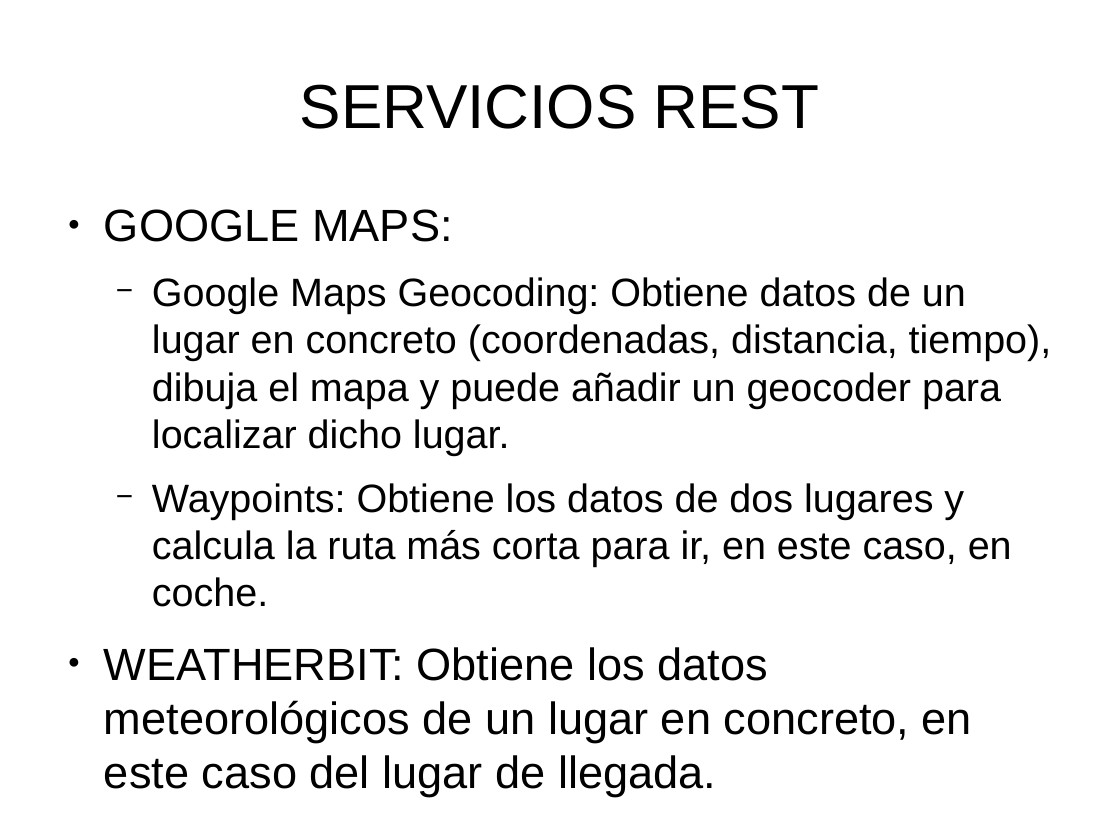
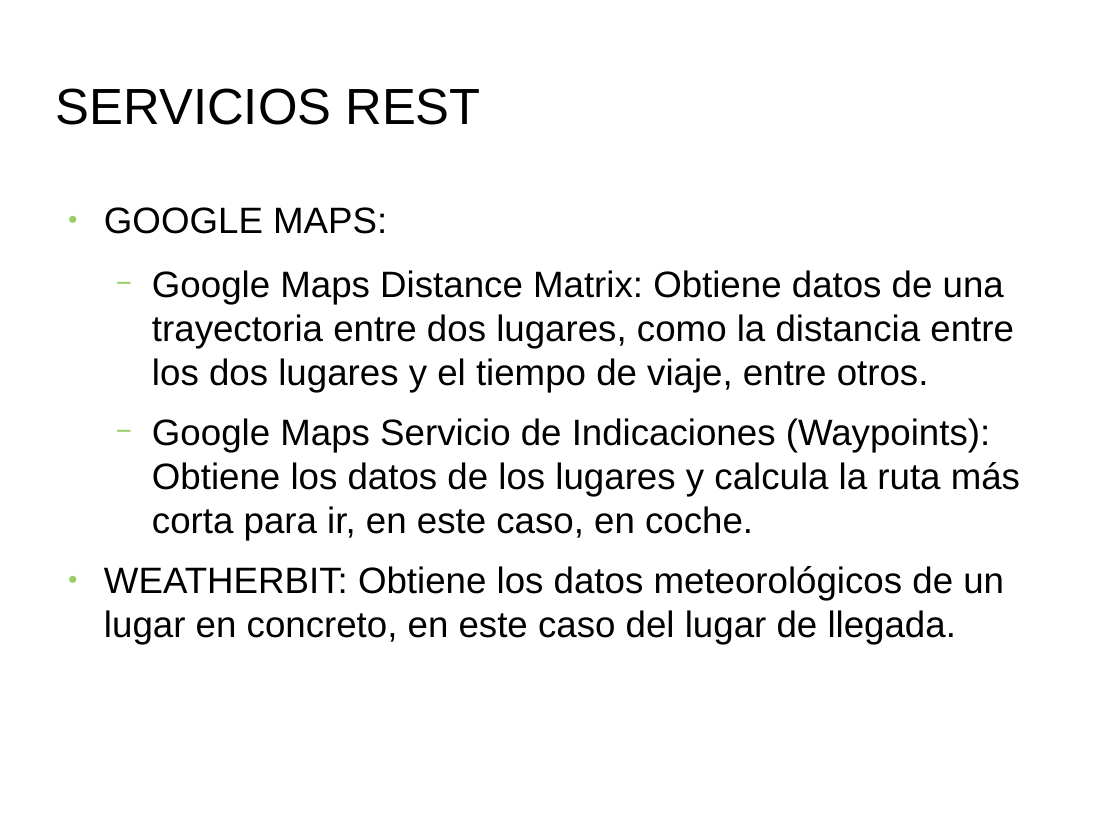
Before and after one commit to PatriiML11/ProyectoWeb, a slide deck: slide 6 of doc/Documentos/Presentacion.odp (slide 5 before the commit). Drawn at 1120x840 pixels with LibreOffice and Linux fonts; fonts in the diff are those of the drawing; background and template pictures are left out. Boxes give left, top, right and bottom in pixels: in the first picture for what was removed or moved away, otherwise in the second. Text is boxed around its words. In the diff, an @@ line names an element or a change of style, - is before the commit and + after.

```diff
--- a/doc/Documentos/Presentacion.odp
+++ b/doc/Documentos/Presentacion.odp
@@ title "SERVICIOS REST": place and size @@
-title "SERVICIOS REST" at bbox=[300, 84, 819, 129]
+title "SERVICIOS REST" at bbox=[56, 88, 480, 125]
@@ title "SERVICIOS REST" at bbox=[56, 88, 480, 125]: size 44 to 36 pt; alignment centre to left @@
@@ text at bbox=[104, 207, 1004, 644]: size 32 to 26 pt in "GOOGLE MAPS:", "WEATHERBIT: Obtiene los datos meteorológicos de un ..."; bullet colour #000000 to #99CC66 @@
@@ text at bbox=[152, 270, 1020, 540]: text changed; size 28 to 26 pt @@
-  − Google Maps Geocoding: Obtiene datos de un lugar en concreto (coordenadas, distancia, tiempo), dibuja el mapa y puede añadir un geocoder para localizar dicho lugar.
-  − Waypoints: Obtiene los datos de dos lugares y calcula la ruta más corta para ir, en este caso, en coche.
+  − Google Maps Distance Matrix: Obtiene datos de una trayectoria entre dos lugares, como la distancia entre los dos lugares y el tiempo de viaje, entre otros.
+  − Google Maps Servicio de Indicaciones (Waypoints): Obtiene los datos de los lugares y calcula la ruta más corta para ir, en este caso, en coche.
```
Also in this commit, not shown: 20 other slides changed, 2 slides added, 41 other files.
